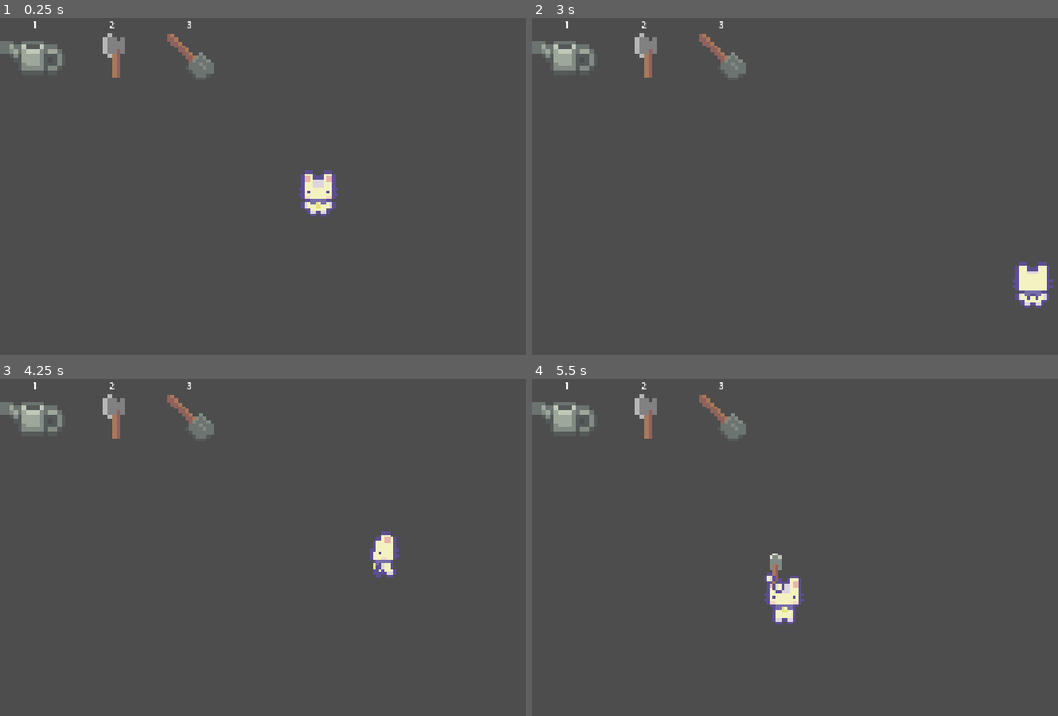
Above: before the commit, frames 1-4 (two rows, left to right).
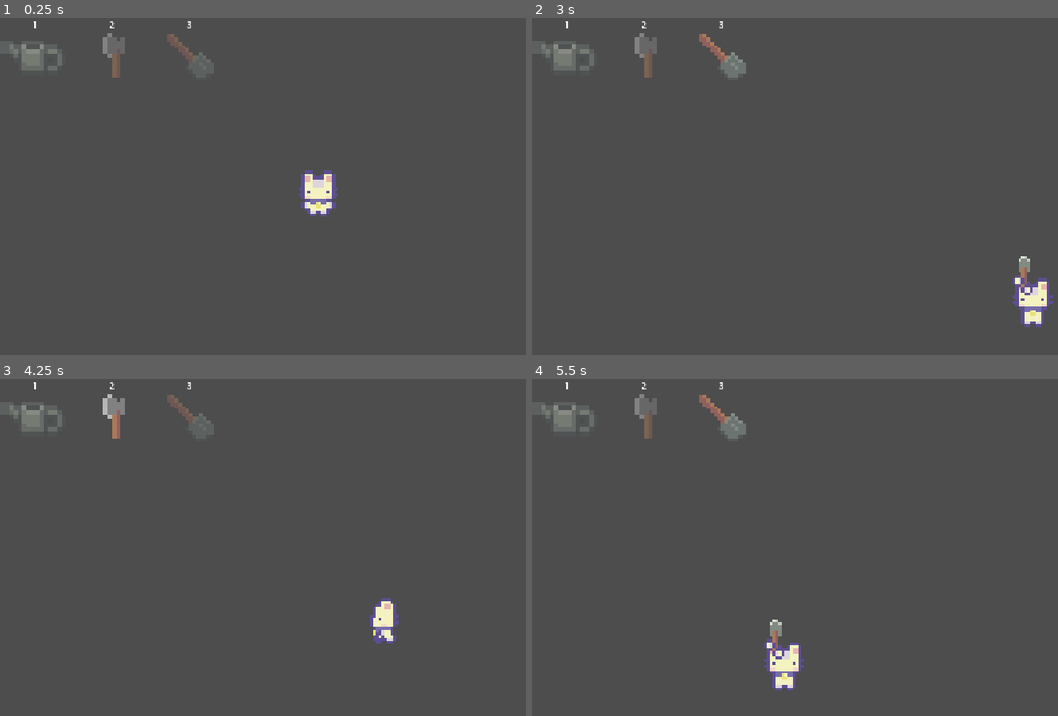
Above: after the commit, the same moments.

Repository: limidan7/an-f-sacht--my-farm-game--
Game: Godot game, scene res://Scenes/Level.tscn
Same seed, same stepped clock (60 frames per second), same inputs: the game is played once before the commit and once after it.
Inputs (mouse positions are in pixels of both pictures, inside the frame that each line leads up to):
- Up to frame 1 (0.25 s): no input
- Up to frame 2 (3 s): move the mouse to (989, 179) at 0.52 s; hold D (Right) 0.53-1.28 s; tap 1 (1) at 0.6 s; tap 2 (2) at 0.8, 1.35 s; move the mouse to (721, 216) at 1.27 s; hold S (Down) 1.28-2.03 s; tap 3 (3) at 1.55, 2.1 s; move the mouse to (915, 119) at 2.02 s; hold D (Right) 2.03-2.78 s; click (915, 119) at 2.3 s; move the mouse to (816, 267) at 2.77 s; hold W (Up) from 2.78 s (still down); click (816, 267) at 2.85 s
- Up to frame 3 (4.25 s): tap 1 (1) at 3.05, 3.6 s; move the mouse to (510, 611) at 3.52 s; release W (Up) at 3.53 s; hold A (Left) from 3.53 s (still down); tap 2 (2) at 3.8 s
- Up to frame 4 (5.5 s): move the mouse to (658, 503) at 4.27 s; tap 2 (2) at 4.35 s; tap 3 (3) at 4.55, 5.1 s; move the mouse to (884, 557) at 5.02 s; release A (Left) at 5.03 s; hold S (Down) from 5.03 s (still down); click (884, 557) at 5.3 s

The runs differ from the first frame. In frame 1, 1.0% of the frame differs, in the area x 1-41%, y 4-18%; in frame 2, 1.8%; in frame 3, 1.7%; in frame 4, 2.6%, in the area x 1-52%, y 4-93%.

Commit message:
Fixed the inventory light up situation

Diff:
--- a/farm-game-2/Scenes/Level.tscn
+++ b/farm-game-2/Scenes/Level.tscn
@@ -4,6 +4,7 @@
 [ext_resource type="Script" uid="uid://bpy1ow6fwehol" path="res://Scripts/h_box_container.gd" id="2_fuudy"]
 [ext_resource type="Script" uid="uid://du7civ1v7587m" path="res://Scripts/Inventory Label.gd" id="3_8rbpu"]
 [ext_resource type="Texture2D" uid="uid://c6ndm0m1vklgb" path="res://Sprites/Tools Tileset.png" id="3_xylue"]
+[ext_resource type="Script" uid="uid://dcgnw0b8ye4im" path="res://Scripts/Inventory_texture.gd" id="4_tj5wv"]
 [ext_resource type="Texture2D" uid="uid://car35lhcxgs20" path="res://Sprites/Sprout Lands - Sprites - Basic pack/Characters/Shovel.png" id="5_tj5wv"]
 
 [sub_resource type="RectangleShape2D" id="RectangleShape2D_2affl"]
@@ -64,6 +65,7 @@
 offset_right = 127.0
 offset_bottom = 127.0
 texture = SubResource("AtlasTexture_5ixxa")
+script = ExtResource("4_tj5wv")
 
 [node name="1" type="Label" parent="CanvasLayer/HBoxContainer/WATERINGCAN" unique_id=1926615385]
 layout_mode = 0
@@ -81,6 +83,7 @@
 offset_right = 126.0
 offset_bottom = 131.0
 texture = SubResource("AtlasTexture_tj5wv")
+script = ExtResource("4_tj5wv")
 
 [node name="2" type="Label" parent="CanvasLayer/HBoxContainer/AXE" unique_id=2037994022]
 layout_mode = 0
@@ -98,6 +101,7 @@
 offset_right = 126.0
 offset_bottom = 126.0
 texture = ExtResource("5_tj5wv")
+script = ExtResource("4_tj5wv")
 
 [node name="3" type="Label" parent="CanvasLayer/HBoxContainer/SHOVEL" unique_id=1432367158]
 layout_mode = 0
--- a/farm-game-2/Scenes/Player.tscn
+++ b/farm-game-2/Scenes/Player.tscn
@@ -160,7 +160,7 @@
 "texture": SubResource("AtlasTexture_u7x0b")
 }],
 "loop": 0,
-"name": &"Watering_Can _front",
+"name": &"Watering_Can_front",
 "speed": 5.0
 }, {
 "frames": [{
@@ -243,4 +243,4 @@
 position = Vector2(3.8146973e-06, -1)
 scale = Vector2(10.338542, 10.338542)
 sprite_frames = SubResource("SpriteFrames_2affl")
-animation = &"Watering_Can _front"
+animation = &"Watering_Can_front"
--- a/farm-game-2/Scripts/Inventory_texture.gd
+++ b/farm-game-2/Scripts/Inventory_texture.gd
@@ -1,20 +1,20 @@
 extends TextureRect
 
 
-var selfname = self.name
-var tool = str(Global.Tool)
+@onready var selfname = self.name
+var tool
 # Called when the node enters the scene tree for the first time.
 func _ready() -> void:
-	modulate.a = 150
+	modulate.a = 0.5
 
 
 # Called every frame. 'delta' is the elapsed time since the previous frame.
 func _process(delta: float) -> void:
+	tool = Global.Tool
 	Selection_inventory()
-
 
 func Selection_inventory():
 	if selfname == tool:
-		modulate.a = 255
+		modulate.a = 1.0
 	else:
-		modulate.a = 150
+		modulate.a = 0.5
--- a/farm-game-2/Scripts/Player.gd
+++ b/farm-game-2/Scripts/Player.gd
@@ -5,8 +5,10 @@
 @onready var Sprite =  $AnimatedSprite2D
 const SPEED = 300.0
 var movable
+signal done
 
 func _ready() -> void:
+
 	movable = true
 	Sprite.play("Idle")
 
@@ -38,24 +40,31 @@
 			Sprite.play("Idle")
 
 func Click():
-	if Input.is_action_just_pressed("Click") and tool != null:
+	if Input.is_action_just_pressed("Click") and Global.Tool != null:
 		movable = false
-		if tool == "shovel":
+
+		if Global.Tool == "shovel":
 			Sprite.play("Shovel_front")
-		elif tool == "watering_can":
-			Sprite.play("Watering_Can _front")
-		elif tool == "axe":
+		elif Global.Tool == "watering_can":
+			Sprite.play("Watering_Can_front")
+		elif Global.Tool == "axe":
 			Sprite.play("Axe_front")
+
 		await Sprite.animation_finished
-		tool = null
+		doneemit()
 		movable = true
 		print("worked")
 
 
 func Tool_select():
-	if Input.is_action_just_pressed("1"):
-		tool = "watering_can"
-	elif Input.is_action_just_pressed("2"):
-		tool = "axe"
-	elif Input.is_action_just_pressed("3"):
-		tool = "shovel"
+		if Input.is_action_just_pressed("1"):
+			Global.Tool = "watering_can"
+		elif Input.is_action_just_pressed("2"):
+			Global.Tool = "axe"
+		elif Input.is_action_just_pressed("3"):
+			Global.Tool = "shovel"
+
+
+
+func doneemit():
+	done.emit()
